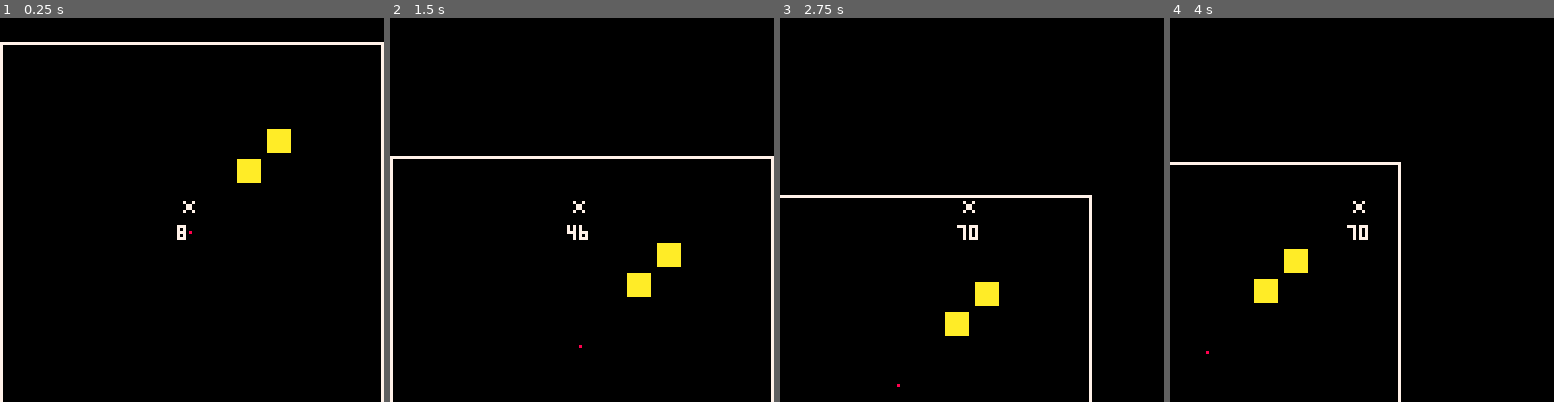
Above: before the commit, frames 1-4 (left to right).
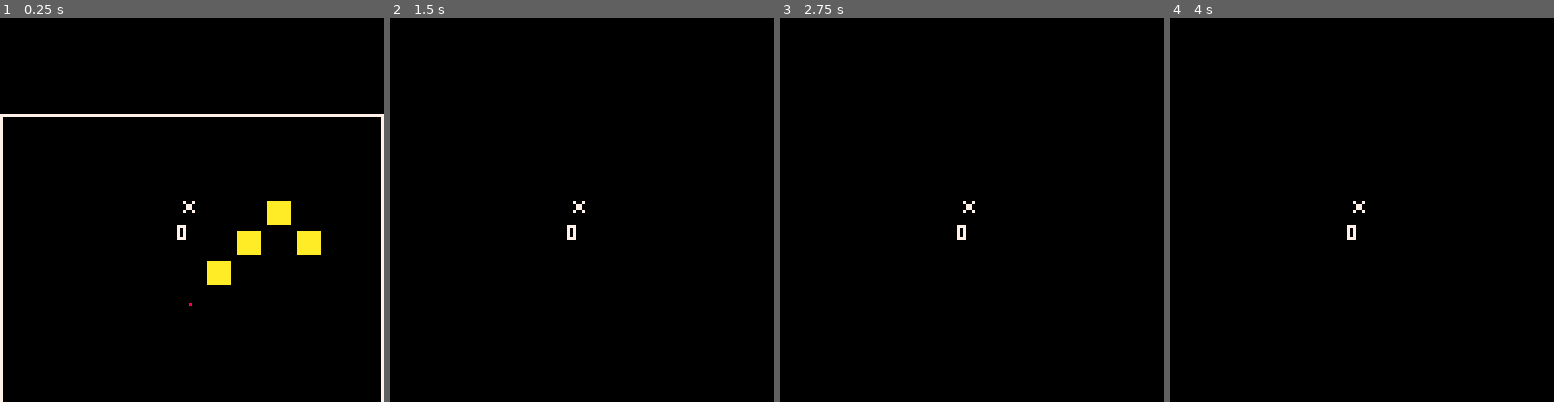
Above: after the commit, the same moments.

Repository: shen-sat/space-train-trader-demake
Game: PICO-8 cartridge game.p8
The game is run twice, just before and just after one commit, with the same random seed, the same clock (stepped at 60 frames per second) and the same inputs.
Inputs:
- Up to frame 1 (0.25 s): no input
- Up to frame 2 (1.5 s): no input
- Up to frame 3 (2.75 s): hold Right 1.6-2.1 s; hold Up 2.15-2.42 s; hold Right from 2.47 s (still down)
- Up to frame 4 (4 s): release Right at 3.03 s; hold Left 3.08-3.58 s; hold Down 3.63-3.97 s

The runs differ from the first frame. In frame 1, 4.2% of the frame differs, in the area x 0-100%, y 6-75%; in frame 2, 2.6%; in frame 3, 1.9%; in frame 4, 1.8%.

Commit message:
Add weight

Diff:
--- a/game.p8
+++ b/game.p8
@@ -17,7 +17,7 @@
     speed = 1,
     compass = {0,1,2,3},
     direction = 0,
-    speed = 1,
+    speed = 4,
     fuel = 5000,
     carts = {},
     pos_history = {},
@@ -28,6 +28,13 @@
       self:turn()
       self:move()
       self:update_carts_position()
+    end,
+    weight = function(self)
+     local mass = 0
+     for cart in all(self.carts) do
+       mass += cart.weight
+     end
+     return mass
     end,
     update_pos_history = function(self)
      local pos = { x = self.x, y = self.y }
@@ -62,11 +69,13 @@
     move = function(self)
       if self.fuel <= 0 then return end
 
+      local speed = self.speed - flr(self:weight()/2)
+
       local movements = {
-        [0] = function() self.y -= self.speed end,
-        [1] = function() self.x += self.speed end,
-        [2] = function() self.y += self.speed end,
-        [3] = function() self.x -= self.speed end
+        [0] = function() self.y -= speed end,
+        [1] = function() self.x += speed end,
+        [2] = function() self.y += speed end,
+        [3] = function() self.x -= speed end
       }
       movements[self.direction]()
     end,
@@ -84,6 +93,8 @@
 
   carts = {
     make_cart(player.x + 20, player.y - 20),
+    make_cart(player.x + 10, player.y - 10),
+    make_cart(player.x + 40, player.y - 20),
     make_cart(player.x + 30, player.y - 30)
   }
 end
@@ -102,7 +113,7 @@
     spr(cart.sprite,cart.x,cart.y)
   end
 
-  print(#player.pos_history, player.x, player.y + 10, 7)
+  print(flr((#player.carts)/2), player.x, player.y + 10, 7)
   spr(player.sprite, player.x, player.y)
   rect(galaxy.x - 63,galaxy.y - 63,127 - 63,127 - 63,7) --border
   pset(galaxy.x,galaxy.y,8) --center of galaxy
@@ -119,6 +130,7 @@
     y = y,
     width = 8,
     height = 8,
+    weight = 1,
     type = 'gold',
     is_collected  = false,
     center = function(self)
Not shown, changed: TODO.txt
